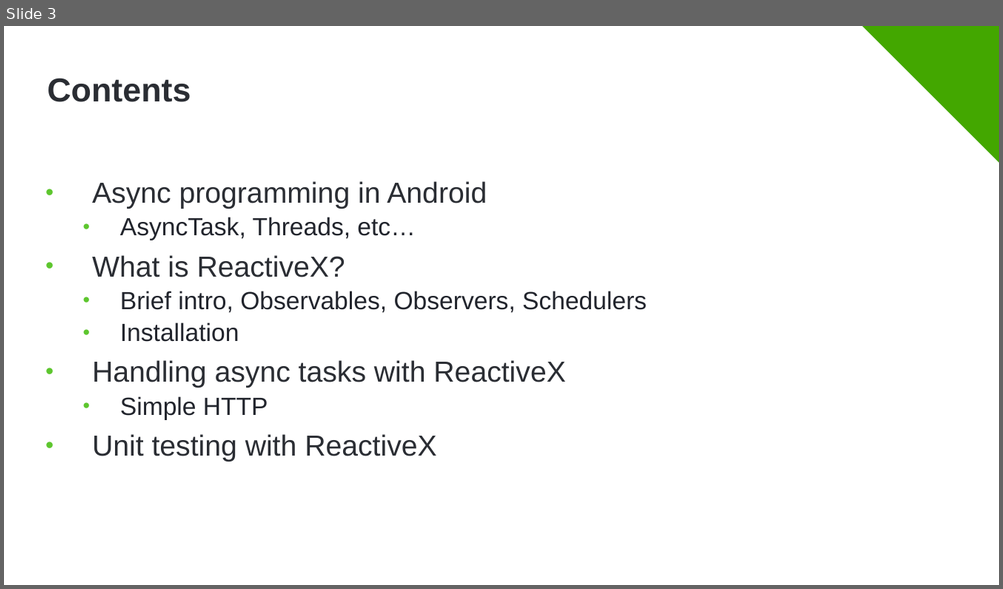
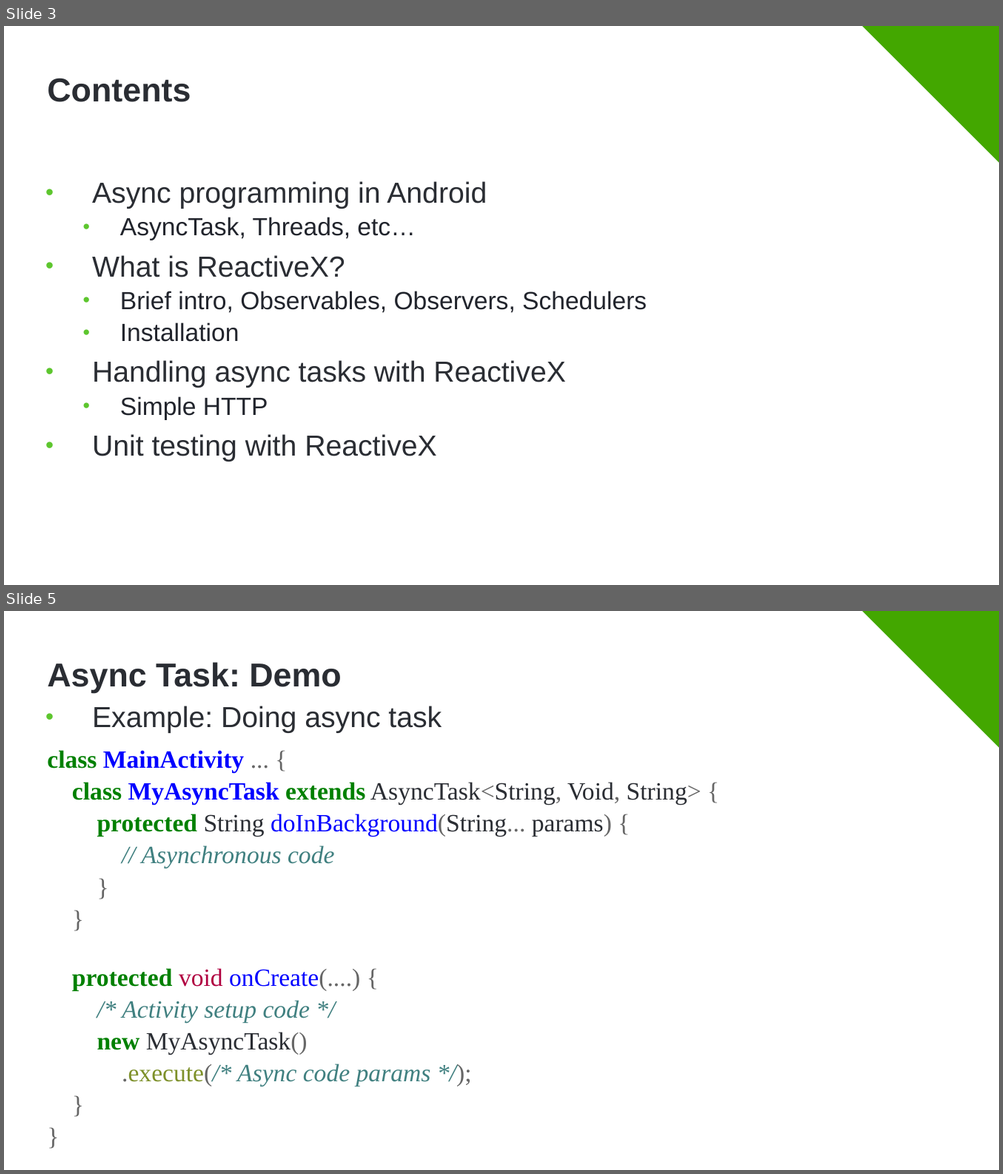
Before and after one commit to Minkov/async-operations-rxandroid, a slide deck: Async Programming in Android with ReactiveX.pptx. Shown one above the other, each under a label of ours: slide 3 before the commit, slides 3 and 5 after it; the slides between them are not shown. The pictures are 1003x589 and 1003x1174 pixels, drawn with LibreOffice and Linux fonts; fonts in the diff are those of the drawing; background and template pictures are left out. Boxes give left, top, right and bottom in pixels: in the first picture for what was removed or moved away, otherwise in the second. Text is boxed around its words. In the diff, an @@ line names an element or a change of style, - is before the commit and + after.

```diff
--- a/Async Programming in Android with ReactiveX.pptx
+++ b/Async Programming in Android with ReactiveX.pptx
@@ slide 5 added at (4,611,999,1170), background #FFFFFF; not listed: 2 template elements that a slide beside it also shows @@
@@ title added at (47,662,341,693), 32 pt, text #2A2D33, bold @@
+Async Task: Demo
@@ text added at (92,706,441,733), 28 pt, text #2A2D33 @@
+• Example: Doing async task
@@ text added at (47,750,701,1087), 24 pt, text #408080 @@
+class MainActivity ... {
+class MyAsyncTask extends AsyncTask<String, Void, String> {
+protected String doInBackground(String... params) {
+// Asynchronous code
+}
+}
+protected void onCreate(....) {
+/* Activity setup code */
+new MyAsyncTask()
+.execute(/* Async code params */);
+}
+}
```
Also in this commit, not shown: 2 slides changed, 8 other slides added.
